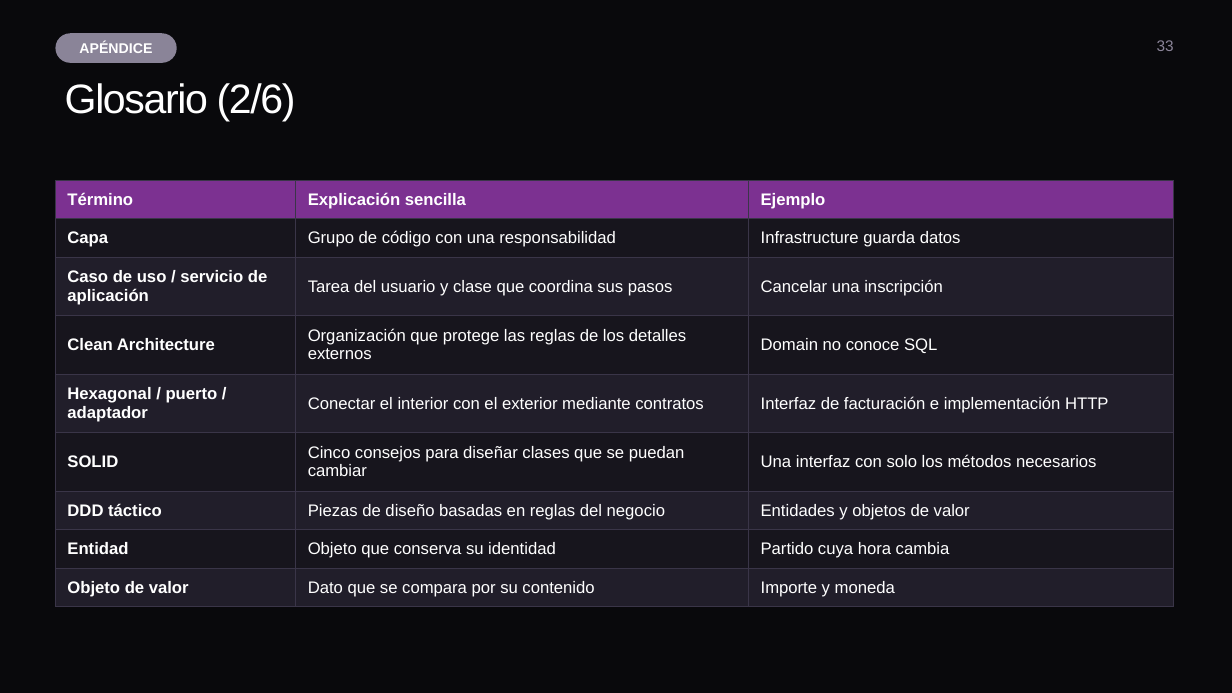
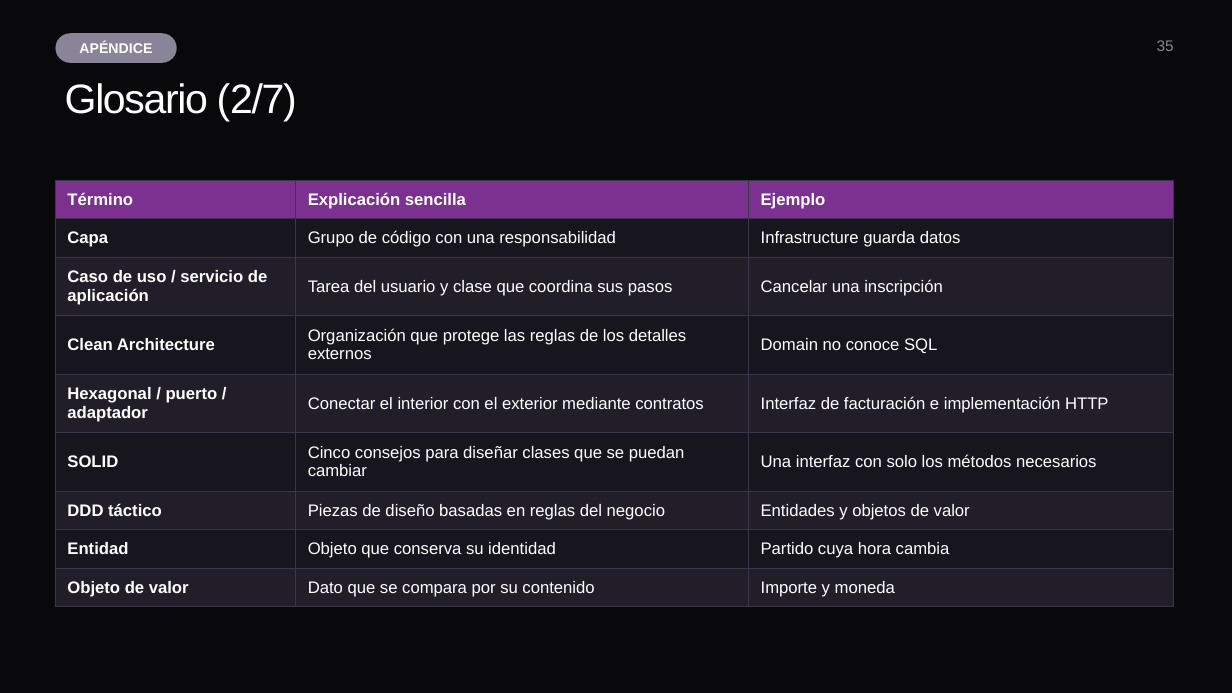
Before and after one commit to ybenzina/formacion-dotnet-junior, a slide deck: slide 35 of docs/masterclasses/masterclass-architecture.pptx (slide 33 before the commit). Drawn at 1232x693 pixels with LibreOffice and Linux fonts; fonts in the diff are those of the drawing. Boxes give left, top, right and bottom in pixels: in the first picture for what was removed or moved away, otherwise in the second. Text is boxed around its words. In the diff, an @@ line names an element or a change of style, - is before the commit and + after.

```diff
--- a/docs/masterclasses/masterclass-architecture.pptx
+++ b/docs/masterclasses/masterclass-architecture.pptx
@@ page number at [1157, 40, 1174, 51]: text changed @@
-33
+35
@@ title at [65, 83, 297, 122]: text changed @@
-Glosario (2/6)
+Glosario (2/7)
```
Also in this commit, not shown: 7 other slides changed, 3 slides added.
